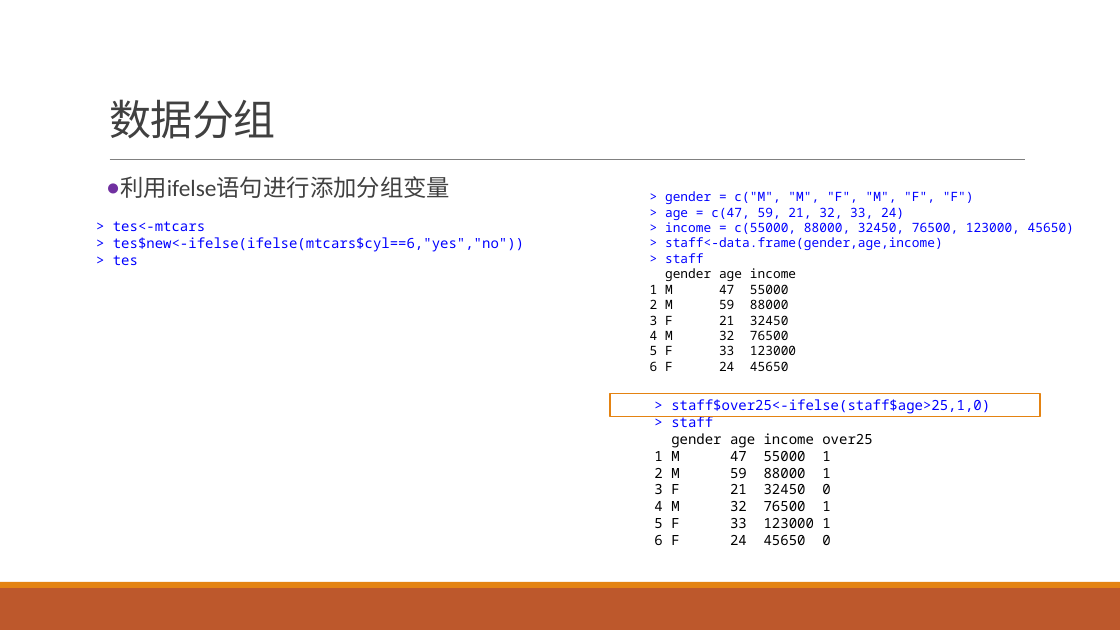
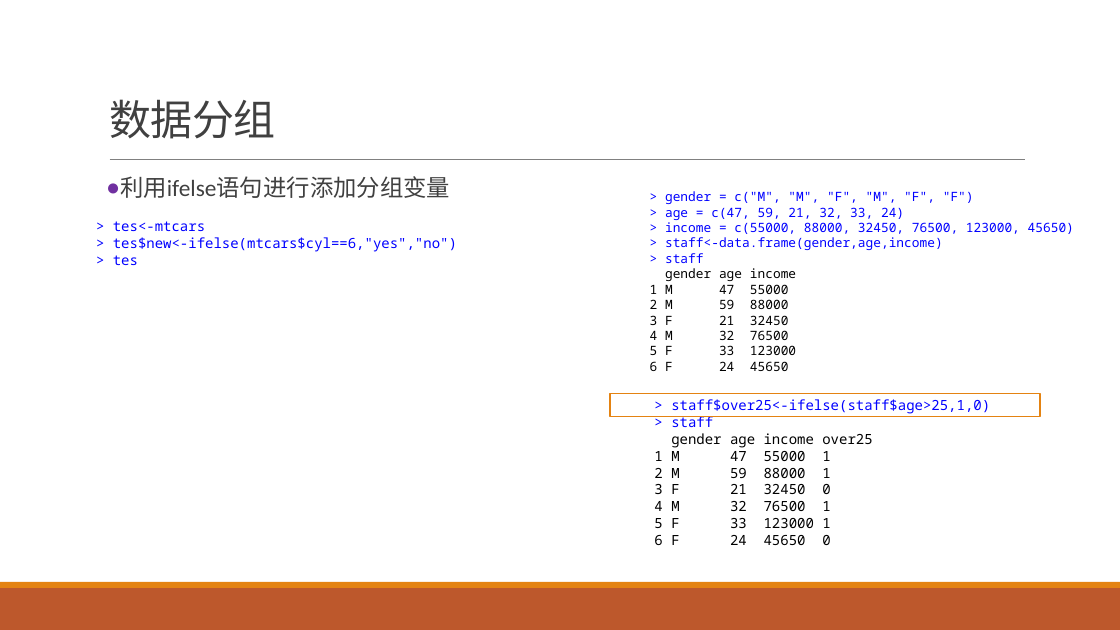
Before and after one commit to exoplanetX/DataAnalytics, a slide deck: slide 11 of 实验3-探索性分析.pptx. Drawn at 1120x630 pixels with LibreOffice and Linux fonts; fonts in the diff are those of the drawing. Boxes give left, top, right and bottom in pixels: in the first picture for what was removed or moved away, otherwise in the second. Text is boxed around its words. In the diff, an @@ line names an element or a change of style, - is before the commit and + after.

Commit message:
修正错误
修正11页一个错误

```diff
--- a/实验3-探索性分析.pptx
+++ b/实验3-探索性分析.pptx
@@ text at <box>113,237,457,252</box>: text changed @@
-> tes$new<-ifelse(ifelse(mtcars$cyl==6,"yes","no"))
+> tes$new<-ifelse(mtcars$cyl==6,"yes","no")
```
